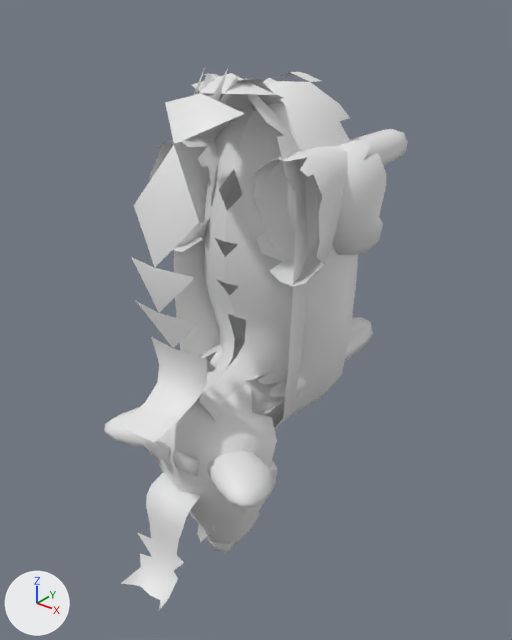
Renders of the OBJ model crates/alife_game_app/assets/production_voxel_v1/creature_parts/generated/pudu_full_parts.obj from each side of a commit.
The view is the same before and after, from a 50 mm camera at (1.387, -1.592, 0.874) aimed at (0.02, 0.117, -0.186). Lighting does not change. The marker at lower left points along +X, +Y and +Z. The first picture is the older version. Where no turn or scale is listed for an object, it has been applied to the vertices. Vertices at exactly the same position are counted once.

Script lines for the objects in view, before the commit:
```python
me_part_head = bpy.data.meshes.new('part_head')
me_part_head.from_pydata(...)  # 623 vertices, 1016 faces; spans x -0.335..0.335, y -0.35..0.0, z -1.084..-0.356
me_part_left_arm = bpy.data.meshes.new('part_left_arm')
me_part_left_arm.from_pydata(...)  # 223 vertices, 278 faces; spans x -0.35..0.0, y -0.17..0.38, z -0.99..0.6
me_part_right_arm = bpy.data.meshes.new('part_right_arm')
me_part_right_arm.from_pydata(...)  # 223 vertices, 278 faces; spans x 0.0..0.35, y -0.17..0.38, z -0.99..0.6
me_part_right_leg = bpy.data.meshes.new('part_right_leg')
me_part_right_leg.from_pydata(...)  # 207 vertices, 329 faces; spans x -0.08..0.342, y 0.0..0.7, z -0.634..0.618
me_part_torso = bpy.data.meshes.new('part_torso')
me_part_torso.from_pydata(...)  # 91 vertices, 100 faces; spans x -0.16..0.16, y -0.48..0.16, z -1.02..0.65
ob_part_head = bpy.data.objects.new('part_head', me_part_head)
ob_part_head.location = (0.0, 0.0, 0.0)
ob_part_left_arm = bpy.data.objects.new('part_left_arm', me_part_left_arm)
ob_part_left_arm.location = (0.0, 0.0, 0.0)
ob_part_right_arm = bpy.data.objects.new('part_right_arm', me_part_right_arm)
ob_part_right_arm.location = (0.0, 0.0, 0.0)
ob_part_right_leg = bpy.data.objects.new('part_right_leg', me_part_right_leg)
ob_part_right_leg.location = (0.0, 0.0, 0.0)
ob_part_torso = bpy.data.objects.new('part_torso', me_part_torso)
ob_part_torso.location = (0.0, 0.0, 0.0)
# also in view: 'part_left_leg' at (-0.131, 0.35, -0.008)
```
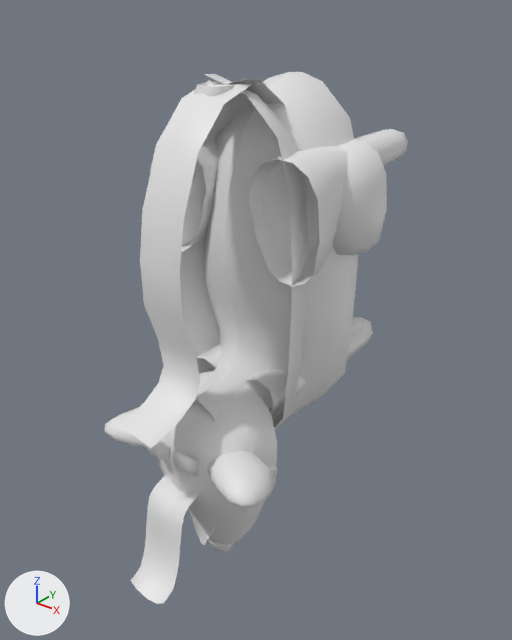
Location of each change, [x1, y1, x2, y2] in pixels of the pictures (512 x 640 px):
'part_right_arm', reshaped: before [199, 72, 387, 542]; after [197, 72, 387, 545]
'part_torso', reshaped: before [121, 68, 275, 610]; after [115, 78, 267, 604]
'part_left_arm', reshaped: before [190, 72, 293, 542]; after [189, 72, 288, 545]
part 1 of me_part_left_arm, added (mostly hidden): after [192, 398, 209, 545]
part 2 of me_part_left_arm, added: after [269, 72, 288, 81]
part 3 of me_part_left_arm, added: after [228, 314, 239, 364]
part 4 of me_part_left_arm, added: after [219, 170, 234, 210]
part 5 of me_part_right_arm, added (mostly hidden): after [197, 289, 356, 545]
part 6 of me_part_right_arm, added: after [379, 185, 387, 223]
part 7 of me_part_right_arm, added: after [228, 317, 246, 366]
part 8 of me_part_right_arm, added: after [227, 170, 243, 210]
part 9 of me_part_right_leg, built on: [204, 74, 328, 428] in both
part 10 of me_part_torso, reshaped: before [131, 68, 275, 418]; after [131, 78, 261, 448]
part 11 of me_part_torso, reshaped: before [121, 472, 202, 610]; after [130, 475, 200, 604]

The edits, one by one:
me_part_left_arm is used by ob_part_left_arm; location (0.0, 0.0, 0.0).
me_part_left_arm had 223 vertices, 278 faces and spanned x -0.35..0.0, y -0.17..0.38, z -0.99..0.6.
me_part_left_arm now has 281 vertices, 382 faces and spans x -0.35..0.0, y -0.17..0.38, z -0.99..0.6.
me_part_left_arm part 1: 39 vertices added at x -0.24..0.0, y -0.17..0.38, z -0.99..-0.25.
me_part_left_arm part 2: 5 vertices added at x -0.19..0.0, y 0.3..0.38, z 0.41..0.6.
me_part_left_arm part 3: 5 vertices added at x 0.0, y 0.02..0.05, z -0.3..-0.18.
me_part_left_arm part 4: 1 vertex added at x 0.0, y 0.01, z 0.28.
Other edits to the shape of me_part_left_arm do not show in these pictures.
me_part_right_arm is used by ob_part_right_arm; location (0.0, 0.0, 0.0).
me_part_right_arm had 223 vertices, 278 faces and spanned x 0.0..0.35, y -0.17..0.38, z -0.99..0.6.
me_part_right_arm now has 281 vertices, 382 faces and spans x 0.0..0.35, y -0.17..0.38, z -0.99..0.6.
me_part_right_arm part 5: 39 vertices added at x 0.0..0.24, y -0.17..0.38, z -0.99..-0.25.
me_part_right_arm part 6: 8 vertices added at x 0.19..0.34, y 0.38, z 0.04..0.2.
me_part_right_arm part 7: 5 vertices added at x 0.0, y 0.02..0.05, z -0.3..-0.18.
me_part_right_arm part 8: 1 vertex added at x 0.0, y 0.01, z 0.28.
Other edits to the shape of me_part_right_arm do not show in these pictures.
me_part_right_leg is used by ob_part_right_leg; location (0.0, 0.0, 0.0).
me_part_right_leg had 207 vertices, 329 faces and spanned x -0.08..0.342, y 0.0..0.7, z -0.634..0.618.
me_part_right_leg now has 250 vertices, 410 faces and spans x -0.08..0.342, y 0.0..0.7, z -0.643..0.739.
Part 9, on me_part_right_leg:
58 faces are deleted.
43 vertices are added at x -0.08..0.33, y 0.0..0.268, z -0.643..0.739.
139 new faces join them.
me_part_torso is used by ob_part_torso; location (0.0, 0.0, 0.0).
me_part_torso had 91 vertices, 100 faces and spanned x -0.16..0.16, y -0.48..0.16, z -1.02..0.65.
me_part_torso now has 189 vertices, 226 faces and spans x -0.08..0.08, y -0.45..0.1, z -1.03..0.6.
me_part_torso part 10: 23 vertices removed from x -0.16..0.16, y -0.29..0.03, z -0.3..0.65; 82 vertices added at x -0.08..0.08, y -0.45..0.1, z -0.37..0.6.
me_part_torso part 11: 1 vertex moved from x -0.09, y -0.43, z -0.99 to x -0.08, y -0.42, z -0.98; 20 vertices removed from x -0.11..0.11, y -0.48..0.16, z -0.99..-0.63; 59 vertices added at x -0.08..0.08, y -0.45..0.1, z -1.03..-0.63.
